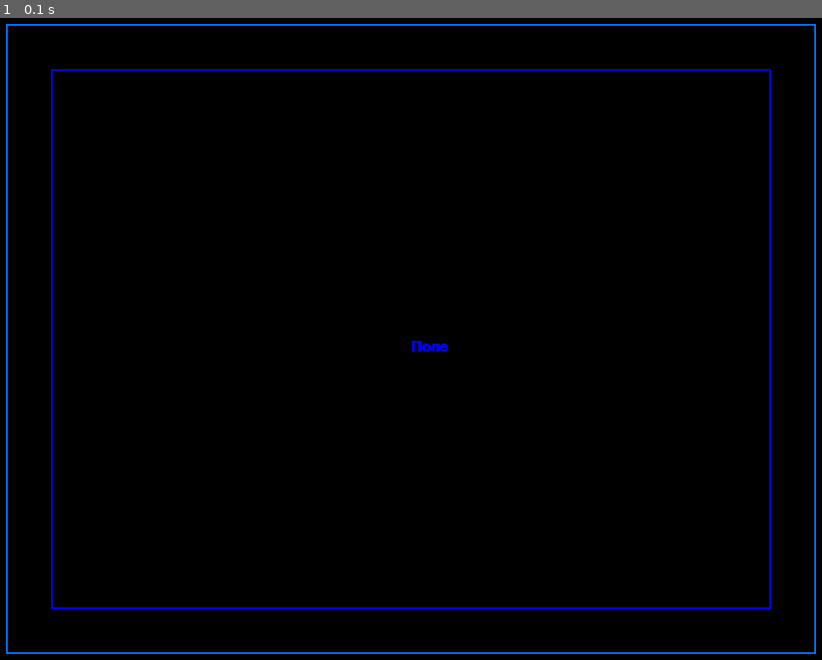
Above: before the commit, frame 1.
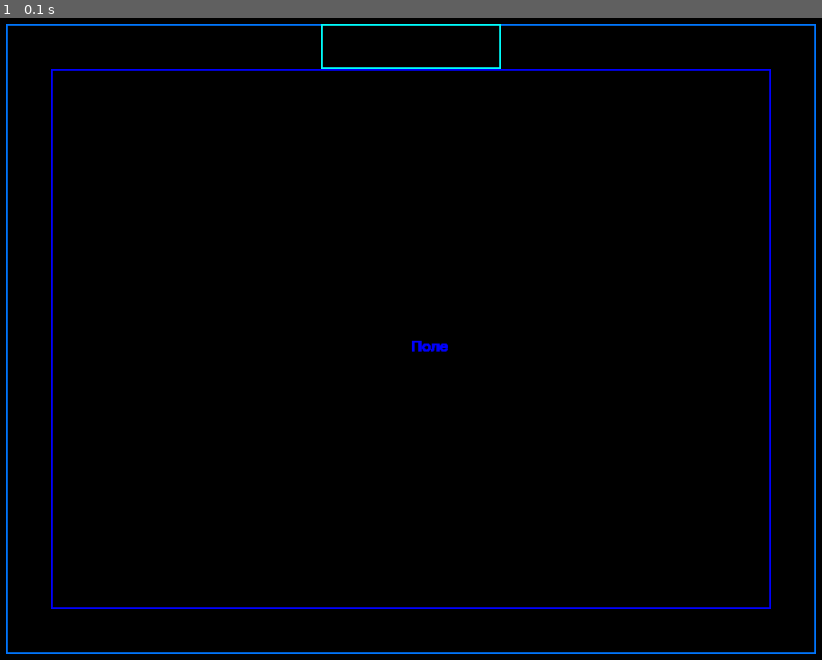
Above: after the commit, the same moment.

Repository: kapusta-gg/pygame_group6
Game: pygame game, started from main.py
The game is run twice, just before and just after one commit, with the same random seed, the same clock (stepped at 60 frames per second) and the same inputs.
Inputs:
- Up to frame 1 (0.1 s): no input

The runs differ from the first frame. In frame 1, 0.2% of the frame differs, in the area x 39-61%, y 0-8%.

Commit message:
Описали клас Door файла rooms.py

Diff:
--- a/models/map/rooms.py
+++ b/models/map/rooms.py
@@ -7,13 +7,23 @@
         self.room_color = pygame.color.Color((0, 120, 255))
         self.field = Field()
 
+        # Тестовая
+        self.door = Door(400, 50)
+
     def draw(self, screen: pygame.Surface):
         self.field.draw(screen)
         pygame.draw.rect(screen, self.room_color, self.room, width=2)
 
+        self.door.draw(screen)
 
-class Door: # Пока не трогаем
-    pass
+
+class Door:
+    def __init__(self, x: int, y: int):
+        self.door = pygame.rect.Rect(x, y, 200, 50)
+        self.door_color = pygame.color.Color((0, 255, 255))
+
+    def draw(self, screen: pygame.Surface):
+        pygame.draw.rect(screen, self.door_color, self.door, width=2)
 
 
 class Field:
